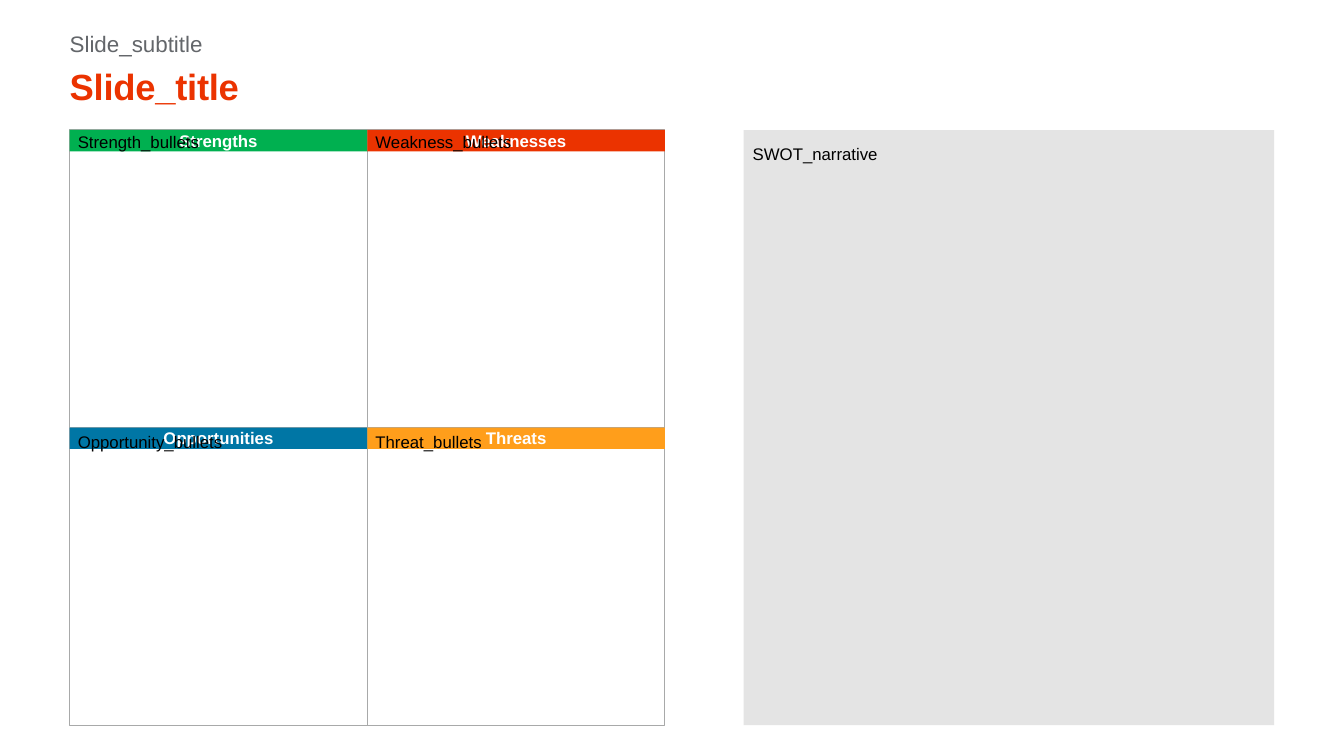
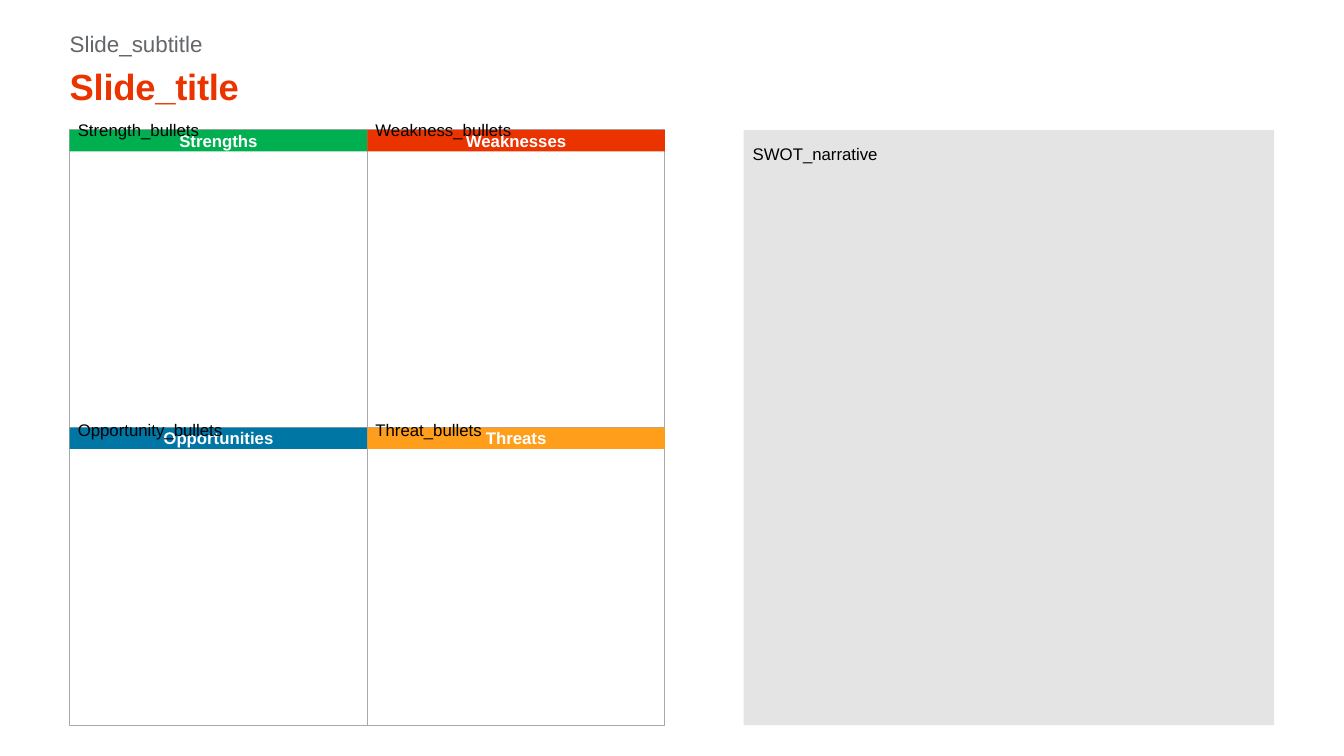
Before and after one commit to xpistos90210/templates, a slide deck: slide 4 of SWOT_template.pptx. Drawn at 1344x756 pixels with LibreOffice and Linux fonts; fonts in the diff are those of the drawing. Boxes give left, top, right and bottom in pixels: in the first picture for what was removed or moved away, otherwise in the second. Text is boxed around its words. In the diff, an @@ line names an element or a change of style, - is before the commit and + after.

```diff
--- a/SWOT_template.pptx
+++ b/SWOT_template.pptx
@@ text "Strength_bullets": place and size @@
-text "Strength_bullets" at box(78, 135, 199, 153)
+text "Strength_bullets" at box(78, 123, 199, 141)
@@ text "Weakness_bullets": place and size @@
-text "Weakness_bullets" at box(375, 135, 511, 153)
+text "Weakness_bullets" at box(375, 123, 511, 141)
@@ text "Opportunity_bullets": place and size @@
-text "Opportunity_bullets" at box(78, 434, 222, 452)
+text "Opportunity_bullets" at box(78, 422, 222, 440)
@@ text "Threat_bullets": place and size @@
-text "Threat_bullets" at box(375, 436, 481, 452)
+text "Threat_bullets" at box(375, 422, 481, 440)
```
Also in this commit, not shown: 9 other slides changed.
